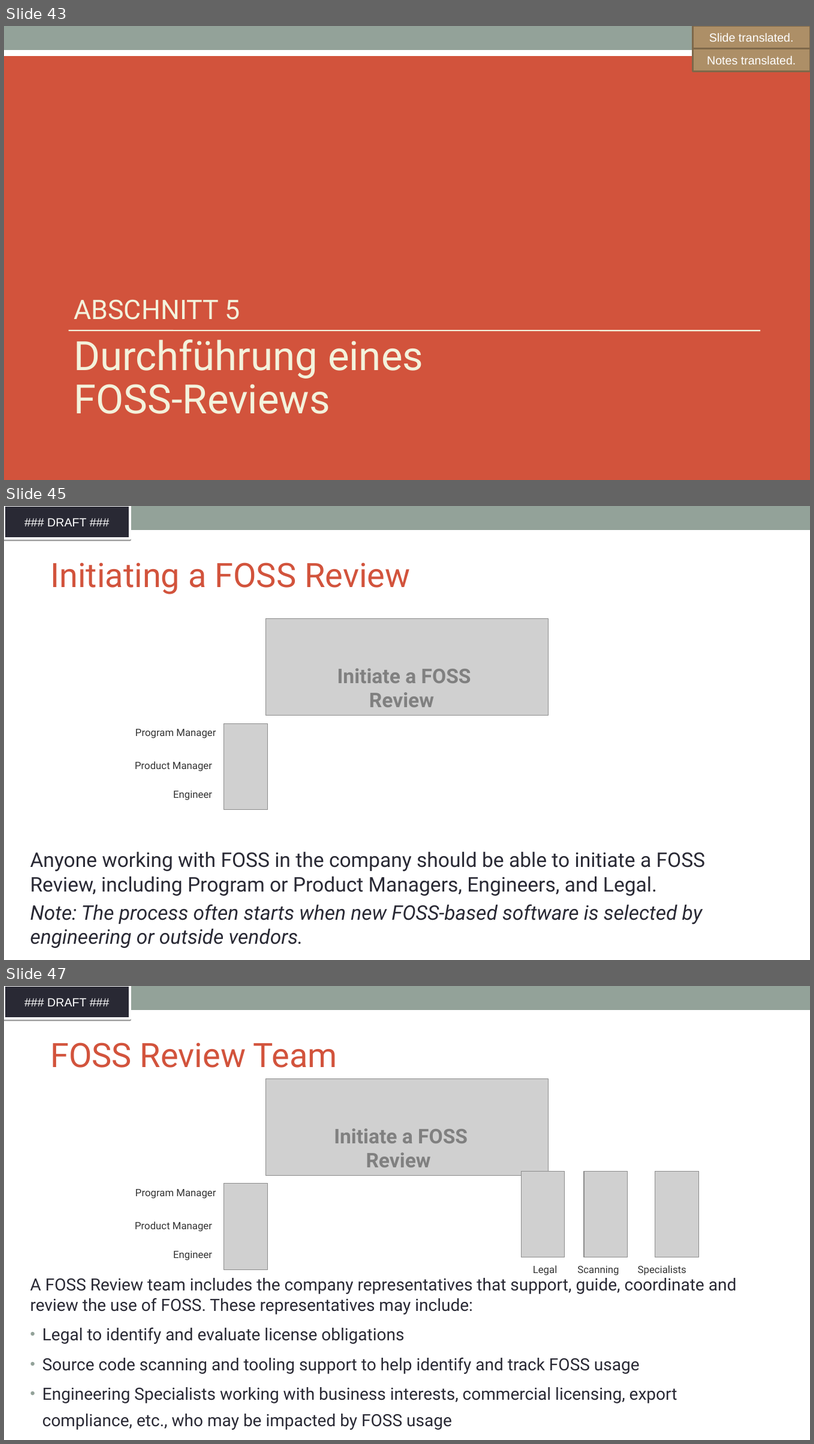
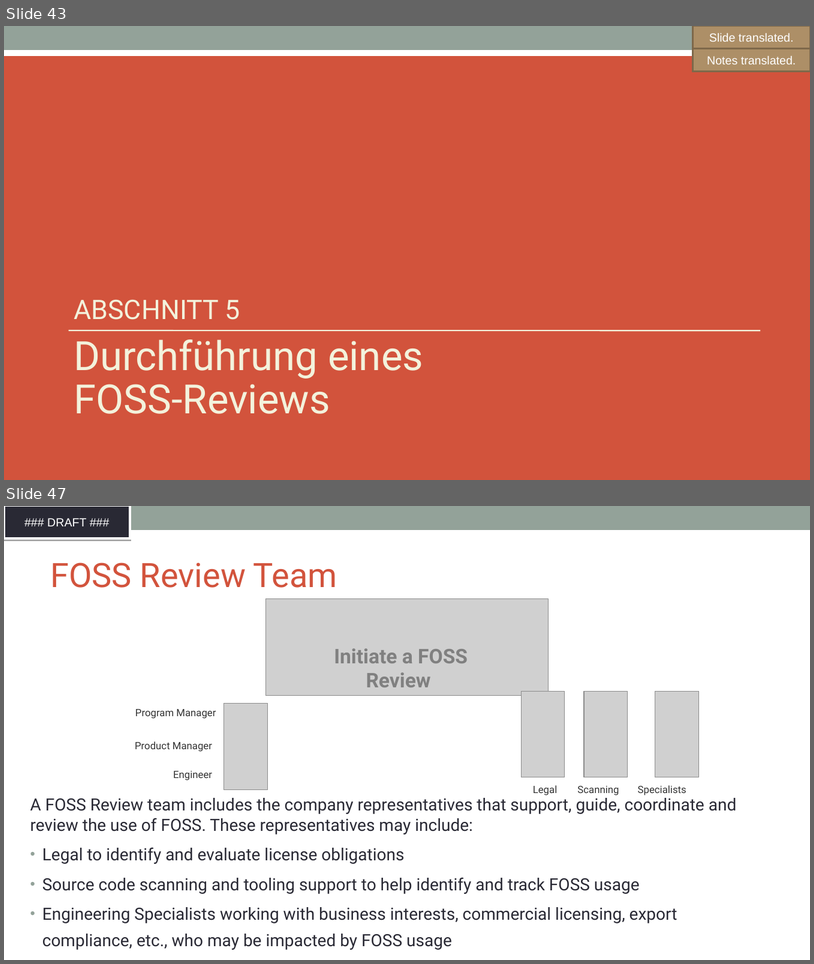
Before and after one commit to SThanheiser/curriculum, a slide deck: translation-DE/slides/DFT_openchain-curriculum-for-1-1_GER.odp. Shown one above the other, each under a label of ours: slides 43, 45 and 47 before the commit, slides 43 and 47 after it; the slides between them are not shown. The pictures are 814x1444 and 814x964 pixels, drawn with LibreOffice and Linux fonts; fonts in the diff are those of the drawing; grey boxes stand for pictures; background and template pictures are left out. Boxes give left, top, right and bottom in pixels: in the first picture for what was removed or moved away, otherwise in the second. Text is boxed around its words. In the diff, an @@ line names an element or a change of style, - is before the commit and + after.

```diff
--- a/translation-DE/slides/DFT_openchain-curriculum-for-1-1_GER.odp
+++ b/translation-DE/slides/DFT_openchain-curriculum-for-1-1_GER.odp
@@ slide 45 removed at box(4, 506, 810, 960), background #FFFFFF; not listed: 2 template elements that a slide beside it also shows @@
@@ title removed at box(50, 562, 410, 594) @@
-Initiating a FOSS Review
@@ picture removed at box(266, 619, 548, 715) @@
@@ text removed at box(338, 668, 471, 707) @@
-Initiate a FOSS Review
@@ text removed at box(135, 729, 216, 738) @@
-Program Manager
@@ picture removed at box(224, 723, 268, 809) @@
@@ text removed at box(135, 761, 212, 771) @@
-Product Manager
@@ text removed at box(173, 790, 212, 800) @@
-Engineer
@@ text removed at box(30, 851, 706, 948) @@
-Anyone working with FOSS in the company should be able to initiate a FOSS Review, including Program or Product Managers, Engineers, and Legal.
-Note: The process often starts when new FOSS-based software is selected by engineering or outside vendors.
```
Also in this commit, not shown: 13 slides changed, 7 slides added, 6 other slides removed, 1 other file.
